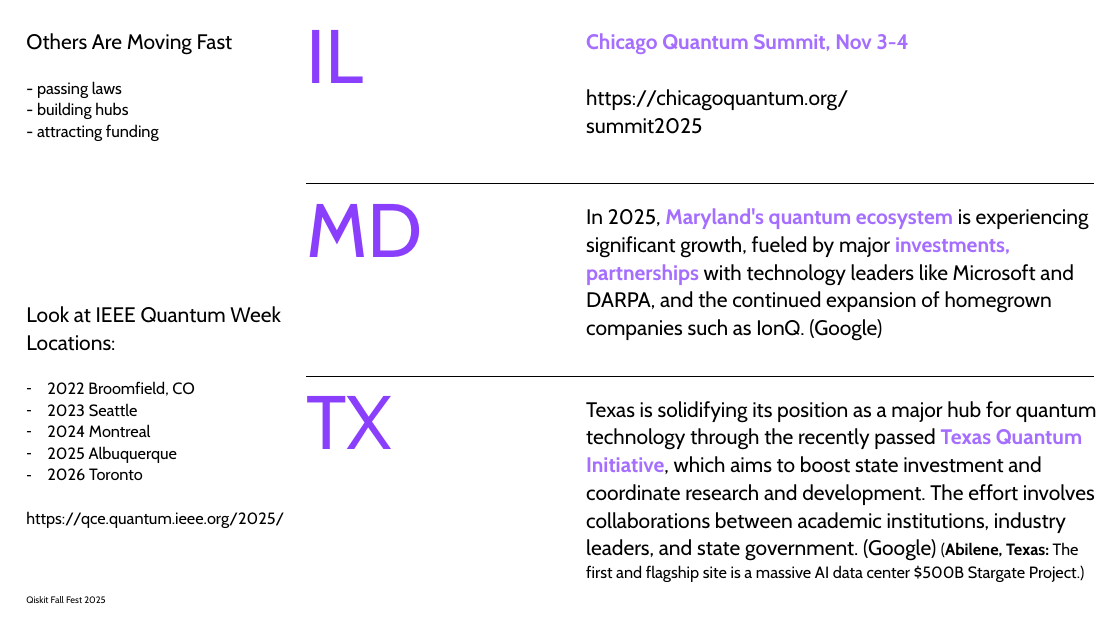
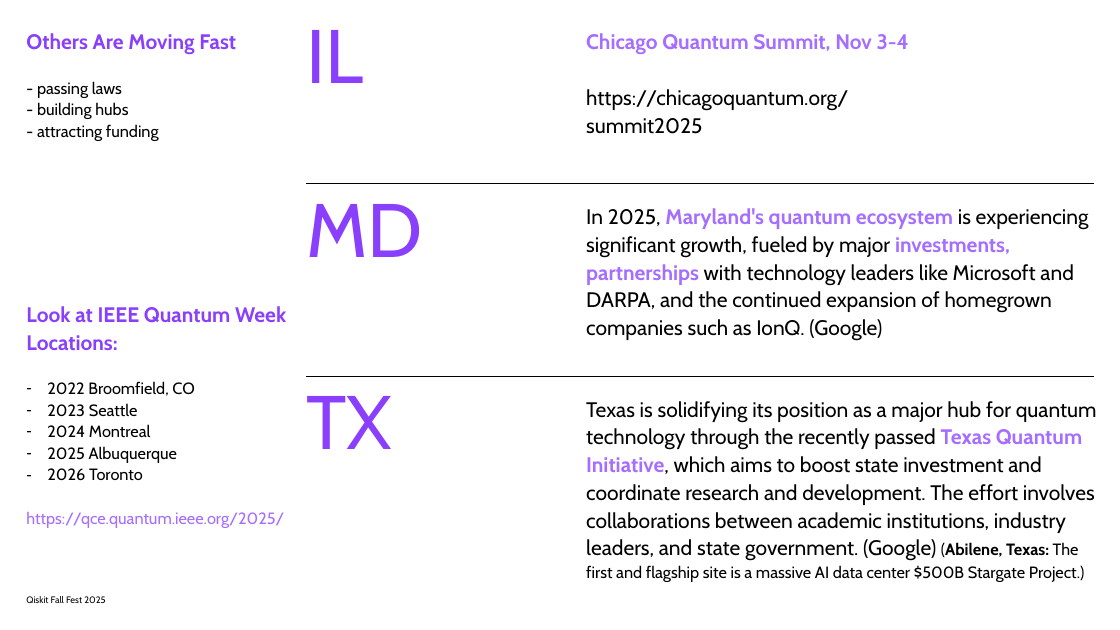
Before and after one commit to SeattleQuantumComputingMeetup/qiskit_fall_fest_2025, a slide deck: slide 8 of Qiskit_Fall_Fest_2025_Meetup_Oct_25.pptx (slide 5 before the commit). Drawn at 1120x630 pixels with LibreOffice and Linux fonts; fonts in the diff are those of the drawing. Boxes give left, top, right and bottom in pixels: in the first picture for what was removed or moved away, otherwise in the second. Text is boxed around its words. In the diff, an @@ line names an element or a change of style, - is before the commit and + after.

```diff
--- a/Qiskit_Fall_Fest_2025_Meetup_Oct_25.pptx
+++ b/Qiskit_Fall_Fest_2025_Meetup_Oct_25.pptx
@@ title "Others Are Moving Fast - ..." at [26,33,236,141]: text colour #000000 to #8A3FFC, bold on in "Others Are Moving Fast" @@
@@ text at [26,306,286,528]: text colour #000000 to #8A3FFC, bold on in "Look at IEEE Quantum Week Locations:"; text colour #000000 to #A56EFF in "https://qce.quantum.ieee.org/2025/" @@
```
Also in this commit, not shown: 7 other slides changed, 4 slides added, 1 other file.
